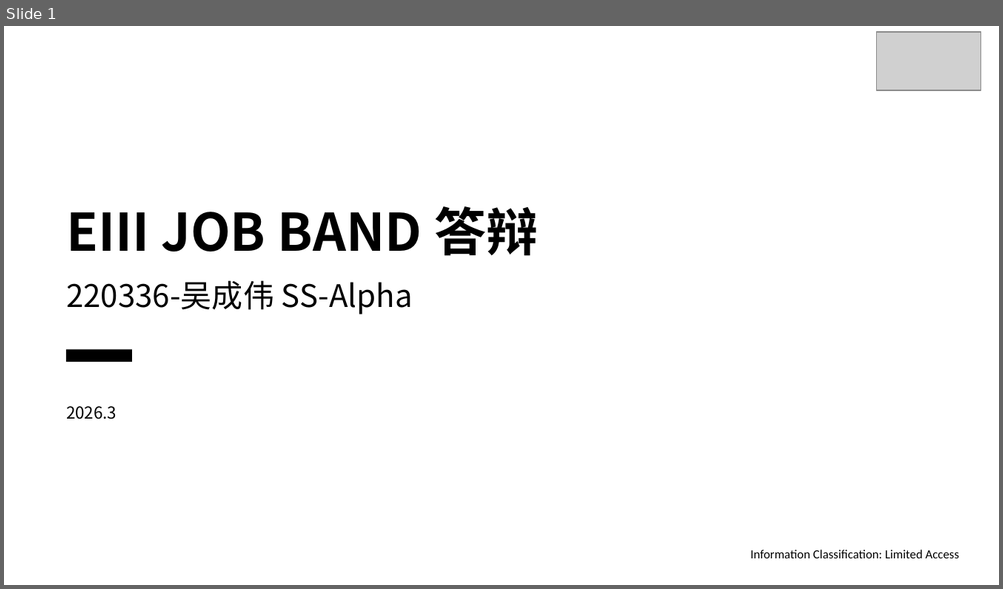
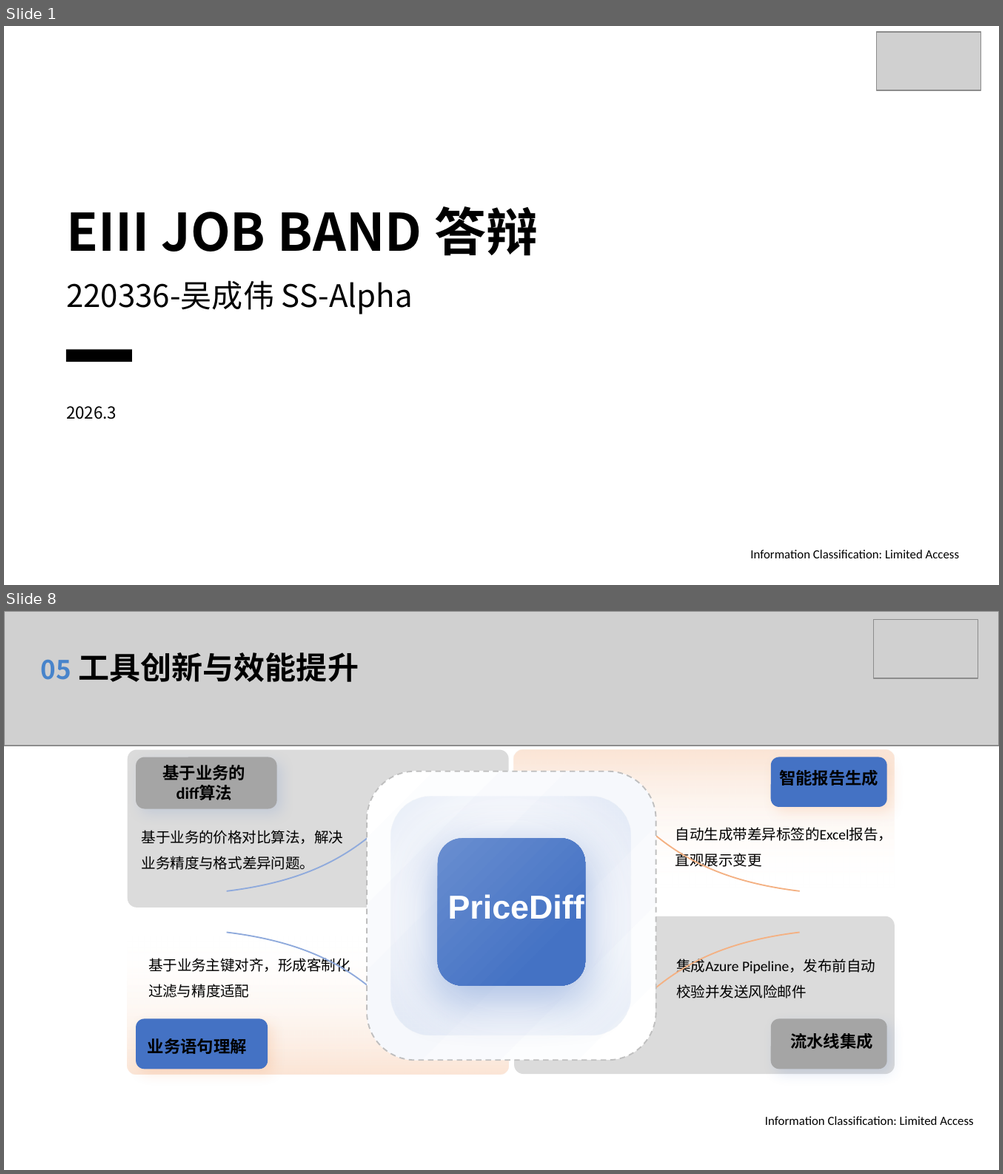
Before and after one commit to wuchengwei0/soft_exam, a slide deck: 第二场-220336-吴成伟.pptx. Shown one above the other, each under a label of ours: slide 1 before the commit, slides 1 and 8 after it; the slides between them are not shown. The pictures are 1003x589 and 1003x1174 pixels, drawn with LibreOffice and Linux fonts; fonts in the diff are those of the drawing; grey boxes stand for pictures; background and template pictures are left out. Boxes give left, top, right and bottom in pixels: in the first picture for what was removed or moved away, otherwise in the second. Text is boxed around its words. In the diff, an @@ line names an element or a change of style, - is before the commit and + after.

```diff
--- a/第二场-220336-吴成伟.pptx
+++ b/第二场-220336-吴成伟.pptx
@@ slide 8 added at (4, 611, 999, 1170), background picture (left out) @@
@@ picture added at (4, 611, 999, 745) @@
@@ picture added at (874, 620, 978, 678) @@
@@ text added at (78, 652, 358, 682), 22.5 pt, text #000000, bold @@
+工具创新与效能提升
@@ text added at (41, 659, 71, 680), 18.8 pt, text #4784CB, bold @@
+05
@@ group added at (128, 750, 894, 1074): 11 rounded rectangles, 9 texts, 4 freeform shapes @@
+基于业务的价格对比算法，解决业务精度与格式差异问题。
+基于业务的
+diff算法
+基于业务主键对齐，形成客制化过滤与精度适配
+业务语句理解
+自动生成带差异标签的Excel报告，直观展示变更
+智能报告生成
+集成Azure Pipeline，发布前自动校验并发送风险邮件
+流水线集成
+PriceDiff
@@ text added at (765, 1116, 973, 1125), 9 pt, text #000000 @@
+Information Classification: Limited Access
```
Also in this commit, not shown: 6 slides changed, 2 other slides added, 2 slides removed, 2 other files.
